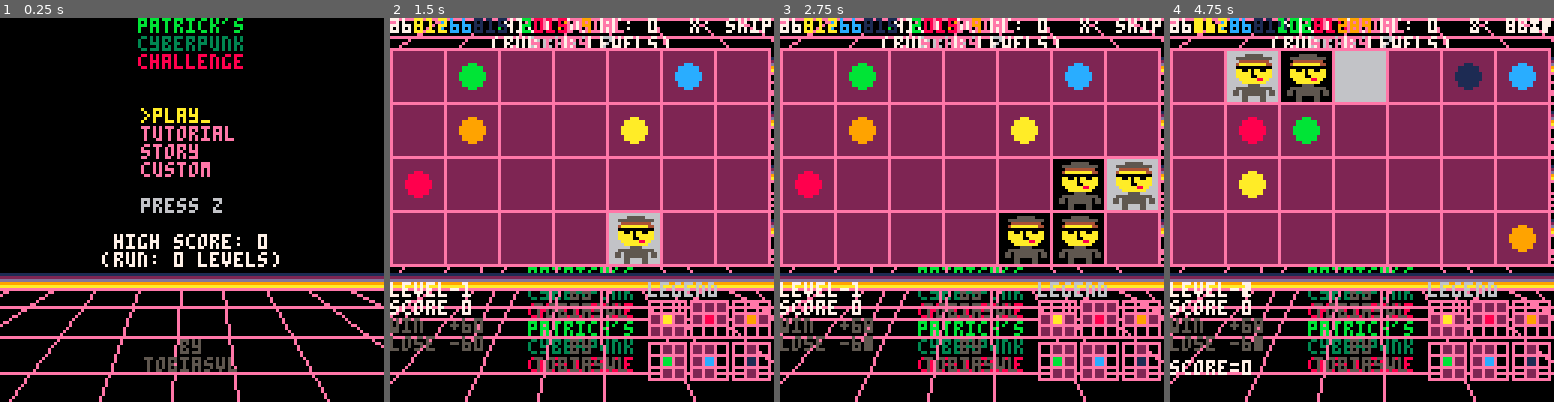
Above: before the commit, frames 1-4 (left to right).
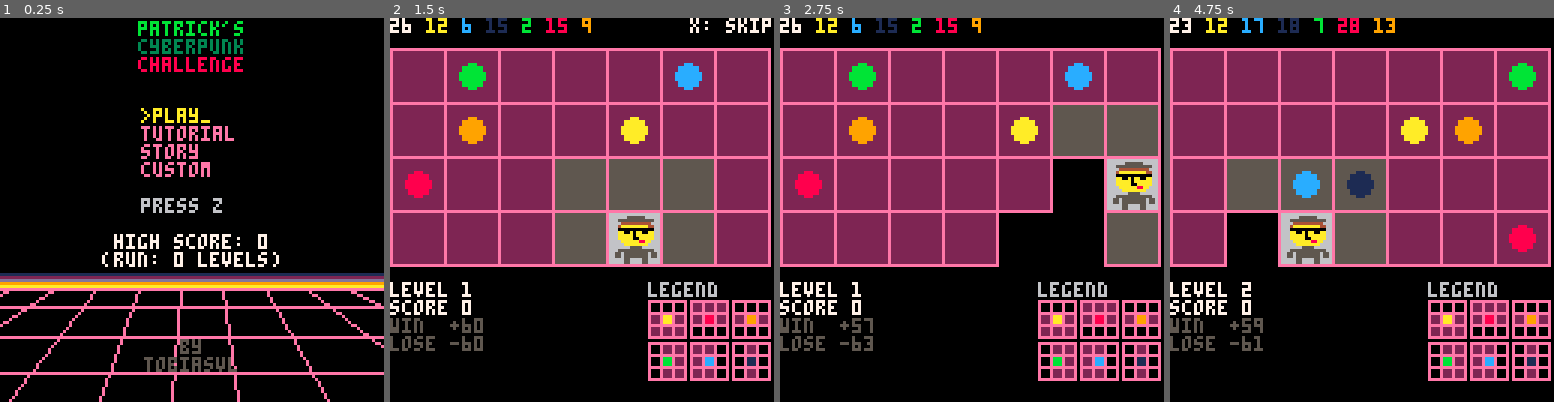
Above: after the commit, the same moments.

Repository: tobiasvl/patrick
Game: PICO-8 cartridge patrick.p8
The game is run twice, just before and just after one commit, with the same random seed, the same clock (stepped at 60 frames per second) and the same inputs.
Inputs (mouse positions are in pixels of both pictures, inside the frame that each line leads up to):
- Up to frame 1 (0.25 s): no input
- Up to frame 2 (1.5 s): tap X (X key) at 0.33, 1.07 s; click (670, 121) at 0.67 s; tap O (Z key) at 0.7 s; click (436, 267) at 1.22 s
- Up to frame 3 (2.75 s): hold Right 1.6-2.1 s; tap O (Z key) at 1.7, 2.1, 2.5 s; click (887, 114) at 1.77 s; tap X (X key) at 1.85 s; hold Up 2.15-2.42 s; click (952, 259) at 2.32 s; hold Right from 2.47 s (still down)
- Up to frame 4 (4.75 s): click (1404, 106) at 2.87 s; tap O (Z key) every 0.4 s from 2.9 to 4.5 s; tap X (X key) at 2.97, 4.08 s; release Right at 3.03 s; hold Left 3.08-3.58 s; click (1465, 256) at 3.42 s; hold Down 3.63-3.97 s; click (1231, 102) at 3.97 s; hold Right 4.02-4.68 s; click (1292, 248) at 4.52 s; hold Up from 4.73 s (still down)

The runs differ from the first frame. In frame 1, 1.4% of the frame differs, in the area x 35-64%, y 0-15%; in frame 2, 23%; in frame 3, 22%; in frame 4, 34%, in the area x 0-100%, y 0-100%.

Commit message:
Mouse support on title screen

Diff:
--- a/patrick.p8
+++ b/patrick.p8
@@ -32,6 +32,7 @@
   story_scroll=127
   kill=false
   mouse_pointer=0
+  fred=0
   music(0)
   title_lines={
     {64,90,64,127,14},
@@ -60,15 +61,13 @@
   [8]=function(x,y) return x,y<4 and y<patrick.y+1 and y+1 or y end,
 }
 
-
--- kill screen
 kls=cls
 function cls()
   if (not kill) kls()
 end
 
 function _update()
-  if (run>127) kill=true
+  if (run>127 or fred>7) kill=true
   local button=btnp()
   local mouse=stat(34)==1
   local temp_mouse=mouse
@@ -79,7 +78,24 @@
     if (button==4) menu_selection=menu_selection==1 and #menu or menu_selection-1
     if (button==8) menu_selection=(menu_selection%#menu)+1
     if (button==0x10) menu[menu_selection][1]()
-    if (button==0x20) kill=true --todo debug
+    local x,y=stat(32),stat(33)
+    if x>=47 and x<=69 and y>=30 and y<=34 then
+      menu_selection=1
+    elseif x>=47 and x<=85 and y>=36 and y<=40 then
+      menu_selection=2
+    elseif x>=47 and x<=73 and y>=42 and y<=46 then
+      menu_selection=3
+    elseif x>=47 and x<=77 and y>=48 and y<=52 then
+      menu_selection=4
+    end
+    if mouse then
+      if x>=15 and x<=20 and y>=3 and y<=10 then
+        fred+=1
+      else
+        menu[menu_selection][1]()
+      end
+      mouse=false
+    end
   elseif mode==modes.play or mode==modes.custom_play then
     menuitem(1,"title screen",function() mode=modes.title_screen music(0) end)
     if (mode==modes.play and button==0x20 and destroyed==0) init_board()
@@ -282,7 +298,13 @@
 
 function _draw()
   if mode==modes.title_screen then
+    local x,y=stat(32),stat(33)
     cls()
+    if (fred==1) print("fred?",15,3)
+    if (fred==2) print("fred\nwho?",15,3)
+    if (fred==3) print("freddie\nfinkle?",15,3)
+    if (fred==4) print("that\nbastard",15,3)
+    cursor(0,1)
     center("patrick's",11)
     center("cyberpunk",3)
     center("challenge",8)
@@ -325,6 +347,11 @@
     cursor(0,107)
     center("by",5)
     center("tobiasvl",5)
+    if x>=15 and x<=18 and y>=3 and y<=6 then
+      spr(15,x,y,1,2)
+    else
+      if (not emulated) spr(16,x,y)
+    end
   elseif mode==modes.tutorial then
     cls()
     local s=buttons.o..": next"
@@ -574,7 +601,7 @@
       palt()
       local ball_x=40
       for ball in all(balls) do
-        if ball.id!=1 then -- todo ball.id!=1
+        if ball.id!=1 then
           circfill(ball_x,38*6+story_scroll,4,ball.color)
           ball_x+=10
         end
@@ -753,19 +780,19 @@
 end
 
 __gfx__
-0000000066666555555666666666633333366666eeeeeeeeeeeee000eeeeeeeeeeeee000eeeeeeeeeeeee000eeeeeeeeeeeee000eeeeeeeeeeeee00000000000
-0000000066555555555555666633333333333366e000e000e000e000e000e222e222e000e222e222e000e000e222e222e222e000e000e222e000e00000000000
-0070070066644444444446666664444444444666e000e000e000e000e000e222e222e000e222e222e000e000e222e222e222e000e000e222e000e00000000000
-00077000664aaaaaaaaa44666644aaaaaaaaa466e000e000e000e000e000e222e222e000e222e222e000e000e222e222e222e000e000e222e000e00000000000
-00077000660000000000006666aaccaaaaccaa66eeeeeeeeeeeee000eeeeeeeeeeeee000eeeeeeeeeeeee000eeeeeeeeeeeee000eeeeeeeeeeeee00000000000
-0070070066aa00a0aa00aa6666aac0a0aac0aa66e222eaaae222e000e000ebbbe222e000e222eccce000e000e222e888e222e000e000e111e000e00000000000
-0000000066aaaaa0aaaaaa6666aaaaa0aaaaaa66e222eaaae222e000e000ebbbe222e000e222eccce000e000e222e888e222e000e000e111e000e00000000000
-0000000066aaaaa00aaaaa6666aaaaa00aaaaa66e222eaaae222e000e000ebbbe222e000e222eccce000e000e222e888e222e000e000e111e000e00000000000
-30000000666aaaaaa88aa666666aa8aaaa8aa666eeeeeeeeeeeee000eeeeeeeeeeeee000eeeeeeeeeeeee000eeeeeeeeeeeee000eeeeeeeeeeeee00000000000
-330000006666aaaaaaaa66666666aa8888aa6666e222e222e222e000e000e222e222e000e222e222e000e000e000e000e000e000e000e222e000e00000000000
-3330000066666655556666666666663333666666e222e222e222e000e000e222e222e000e222e222e000e000e000e000e000e000e000e222e000e00000000000
-3333000066555555555555666633333333333366e222e222e222e000e000e222e222e000e222e222e000e000e000e000e000e000e000e222e000e00000000000
-3333300065565555555565566336333333336336eeeeeeeeeeeee000eeeeeeeeeeeee000eeeeeeeeeeeee000eeeeeeeeeeeee000eeeeeeeeeeeee00000000000
+0000000066666555555666666666633333366666eeeeeeeeeeeee000eeeeeeeeeeeee000eeeeeeeeeeeee000eeeeeeeeeeeee000eeeeeeeeeeeee00000999900
+0000000066555555555555666633333333333366e000e000e000e000e000e222e222e000e222e222e000e000e222e222e222e000e000e222e000e00009aaaa90
+0070070066644444444446666664444444444666e000e000e000e000e000e222e222e000e222e222e000e000e222e222e222e000e000e222e000e0009aaaaaa9
+00077000664aaaaaaaaa44666644aaaaaaaaa466e000e000e000e000e000e222e222e000e222e222e000e000e222e222e222e000e000e222e000e0009aaaaaa9
+00077000660000000000006666aaccaaaaccaa66eeeeeeeeeeeee000eeeeeeeeeeeee000eeeeeeeeeeeee000eeeeeeeeeeeee000eeeeeeeeeeeee0009a6aa6a9
+0070070066aa00a0aa00aa6666aac0a0aac0aa66e222eaaae222e000e000ebbbe222e000e222eccce000e000e222e888e222e000e000e111e000e0009a6aa6a9
+0000000066aaaaa0aaaaaa6666aaaaa0aaaaaa66e222eaaae222e000e000ebbbe222e000e222eccce000e000e222e888e222e000e000e111e000e000096aa690
+0000000066aaaaa00aaaaa6666aaaaa00aaaaa66e222eaaae222e000e000ebbbe222e000e222eccce000e000e222e888e222e000e000e111e000e00000966900
+30000000666aaaaaa88aa666666aa8aaaa8aa666eeeeeeeeeeeee000eeeeeeeeeeeee000eeeeeeeeeeeee000eeeeeeeeeeeee000eeeeeeeeeeeee00000555500
+330000006666aaaaaaaa66666666aa8888aa6666e222e222e222e000e000e222e222e000e222e222e000e000e000e000e000e000e000e222e000e00000566500
+3330000066666655556666666666663333666666e222e222e222e000e000e222e222e000e222e222e000e000e000e000e000e000e000e222e000e00000555500
+3333000066555555555555666633333333333366e222e222e222e000e000e222e222e000e222e222e000e000e000e000e000e000e000e222e000e00000566500
+3333300065565555555565566336333333336336eeeeeeeeeeeee000eeeeeeeeeeeee000eeeeeeeeeeeee000eeeeeeeeeeeee000eeeeeeeeeeeee00000055000
 33300000655655555555655663363333333363360000000000000000000000000000000000000000000000000000000000000000000000000000000000000000
 30000000666655666655666666663366663366660000000000000000000000000000000000000000000000000000000000000000000000000000000000000000
 00000000666655666655666666663366663366660000000000000000000000000000000000000000000000000000000000000000000000000000000000000000
